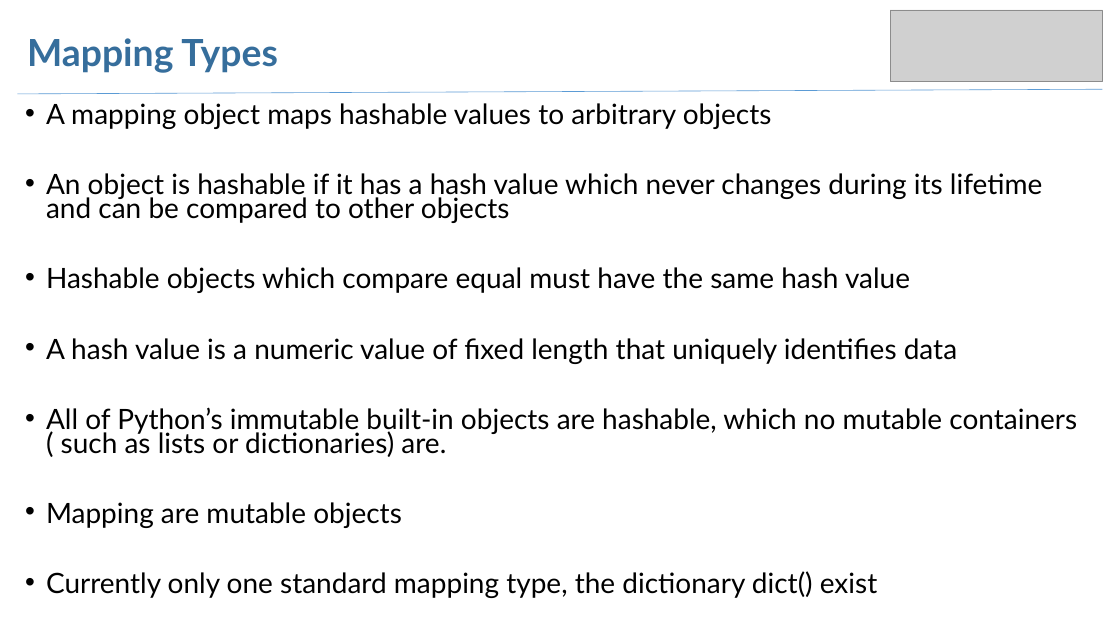
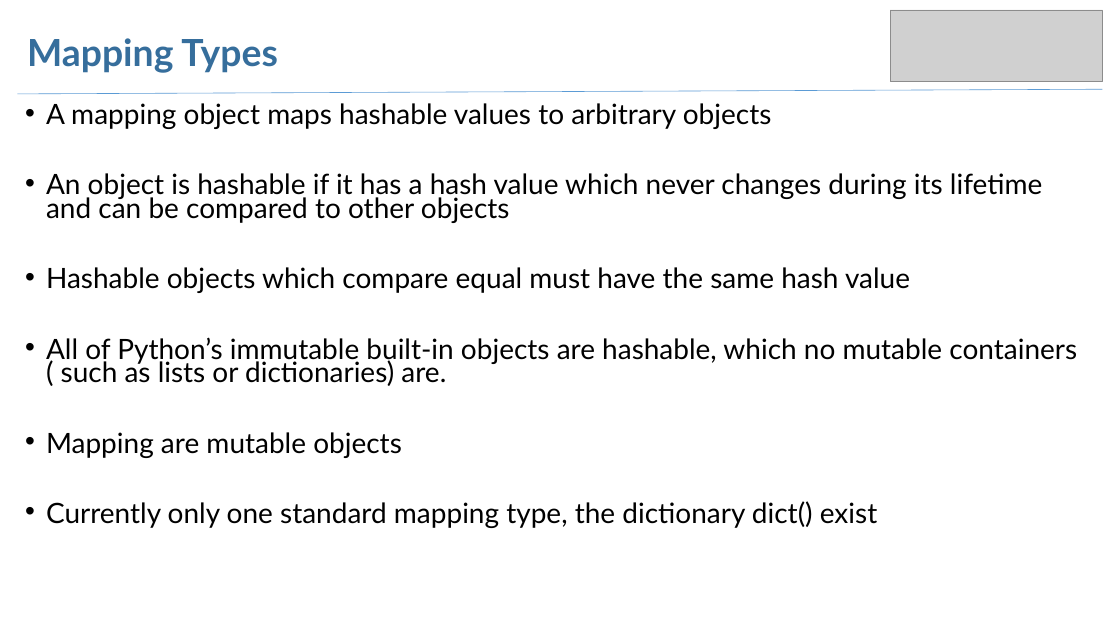
Before and after one commit to arjangvt/python-workshop, a slide deck: slide 61 of WorkshopSlides-Part1.pptx (slide 59 before the commit). Drawn at 1120x630 pixels with LibreOffice and Linux fonts; fonts in the diff are those of the drawing; grey boxes stand for pictures. Boxes give left, top, right and bottom in pixels: in the first picture for what was removed or moved away, otherwise in the second. Text is boxed around its words. In the diff, an @@ line names an element or a change of style, - is before the commit and + after.

```diff
--- a/WorkshopSlides-Part1.pptx
+++ b/WorkshopSlides-Part1.pptx
@@ text at [46, 338, 957, 364]: paragraph removed @@
-• A hash value is a numeric value of fixed length that uniquely identifies data
```
Also in this commit, not shown: 2 slides added, 1 other file.
